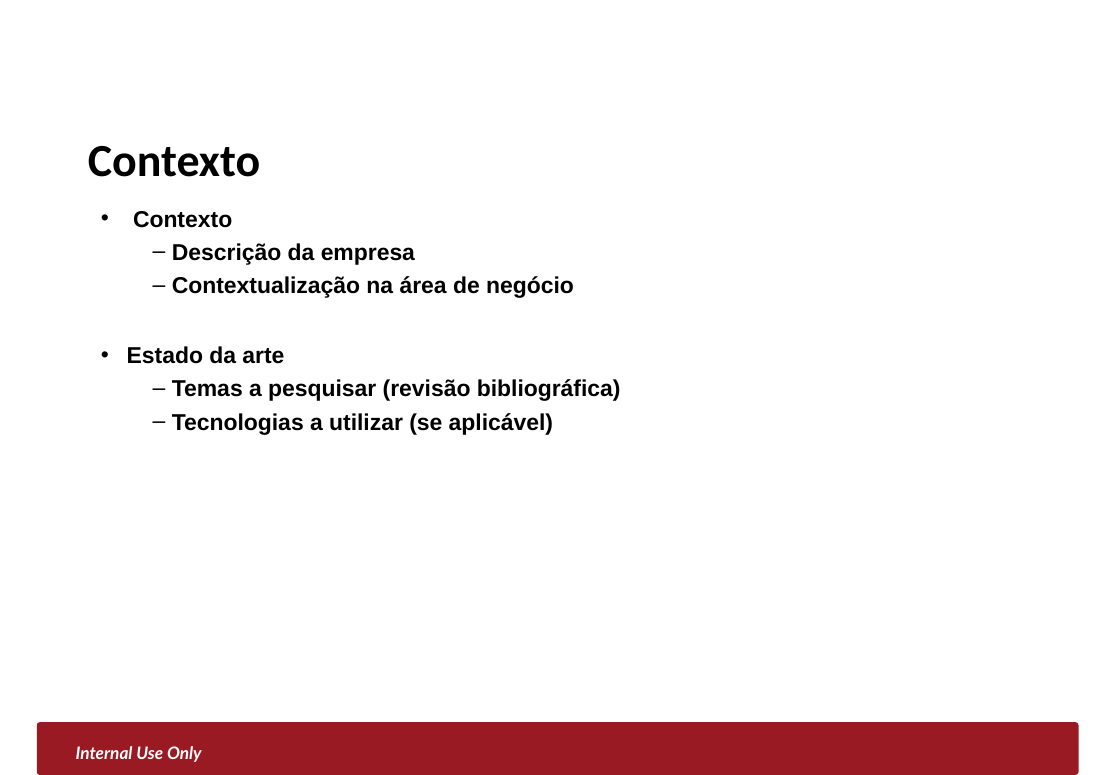
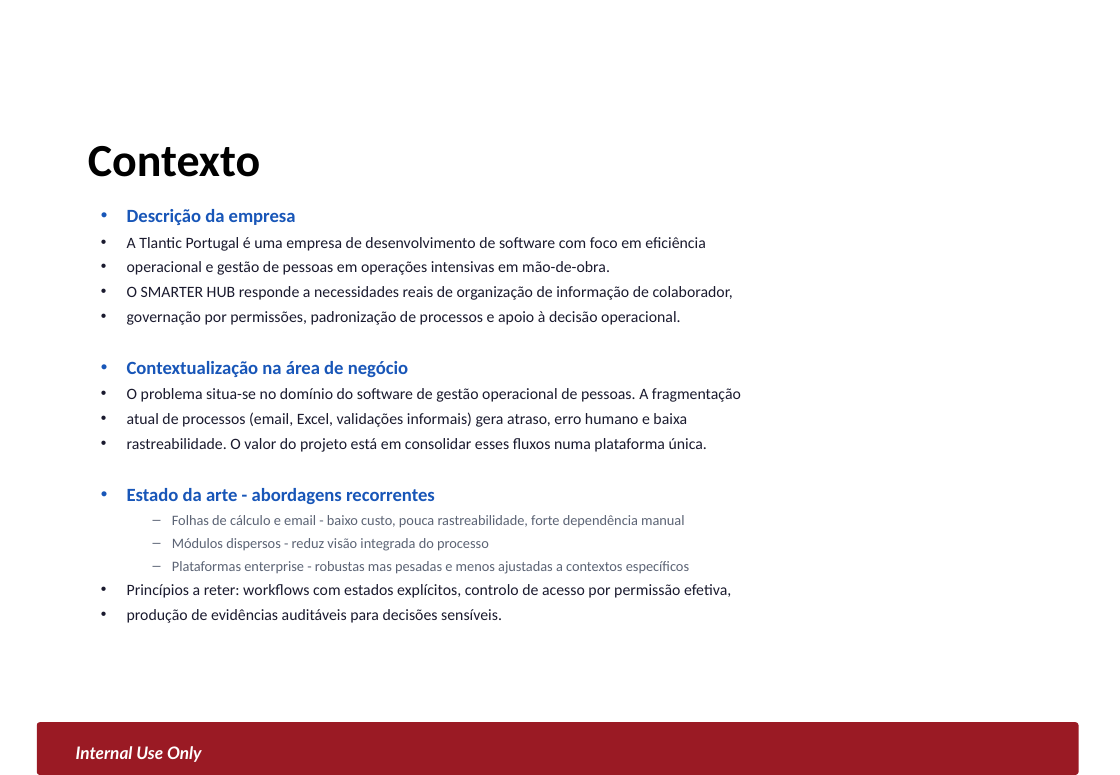
Before and after one commit to PatrickCosta1/Smarter_Hub, a slide deck: slide 5 of docs/PC2/PROES_PC2_2025_2026.pptx (slide 4 before the commit). Drawn at 1120x775 pixels with LibreOffice and Linux fonts; fonts in the diff are those of the drawing; background and template pictures are left out. Boxes give left, top, right and bottom in pixels: in the first picture for what was removed or moved away, otherwise in the second. Text is boxed around its words. In the diff, an @@ line names an element or a change of style, - is before the commit and + after.

```diff
--- a/docs/PC2/PROES_PC2_2025_2026.pptx
+++ b/docs/PC2/PROES_PC2_2025_2026.pptx
@@ text at [127, 209, 408, 377]: size 16 to 13 pt, font Arial to Calibri, text colour #000000 to #1856B8 in "Descrição da empresa", "Contextualização na área de negócio"; bullet – to •; list level 2 to 1 in "Descrição da empresa"; list level 2 to 1 in "Contextualização na área de negócio" @@
@@ text at [127, 237, 733, 325]: paragraphs added @@
+• A Tlantic Portugal é uma empresa de desenvolvimento de software com foco em eficiência
+• operacional e gestão de pessoas em operações intensivas em mão-de-obra.
+• O SMARTER HUB responde a necessidades reais de organização de informação de colaborador,
+• governação por permissões, padronização de processos e apoio à decisão operacional.
@@ text at [133, 211, 232, 228]: paragraph removed @@
-• Contexto
@@ text at [127, 388, 741, 623]: text changed; size 16 to 11 pt; font Arial to Calibri; text colour #000000 to #1A1A2E; bold off @@
-• Estado da arte
-  – Temas a pesquisar (revisão bibliográfica)
-  – Tecnologias a utilizar (se aplicável)
+• O problema situa-se no domínio do software de gestão operacional de pessoas. A fragmentação
+• atual de processos (email, Excel, validações informais) gera atraso, erro humano e baixa
+• rastreabilidade. O valor do projeto está em consolidar esses fluxos numa plataforma única.
+• Estado da arte - abordagens recorrentes
+  – Folhas de cálculo e email - baixo custo, pouca rastreabilidade, forte dependência manual
+  – Módulos dispersos - reduz visão integrada do processo
+  – Plataformas enterprise - robustas mas pesadas e menos ajustadas a contextos específicos
+• Princípios a reter: workflows com estados explícitos, controlo de acesso por permissão efetiva,
+• produção de evidências auditáveis para decisões sensíveis.
```
Also in this commit, not shown: 7 other slides changed, 3 slides added, 32 other files.
